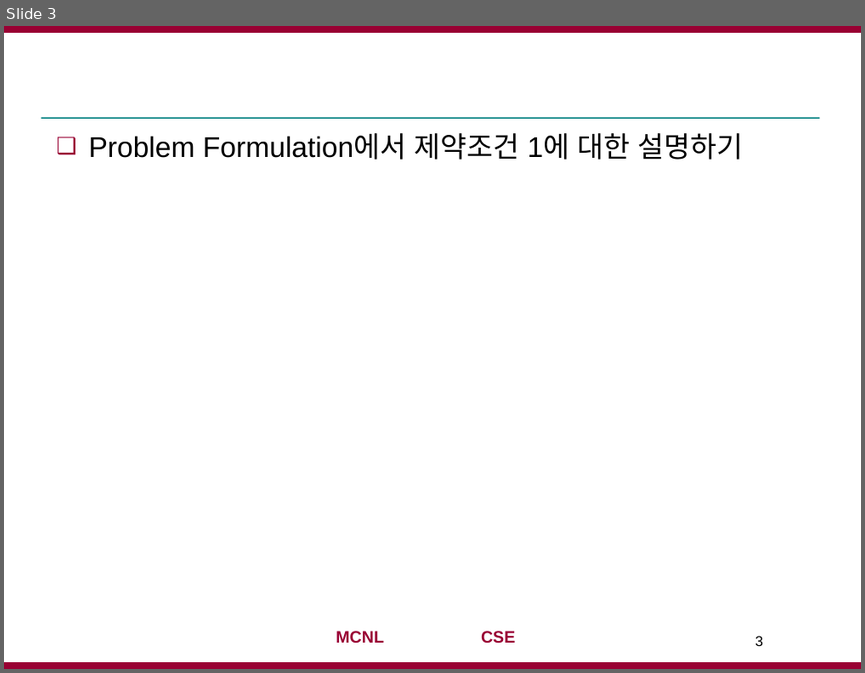
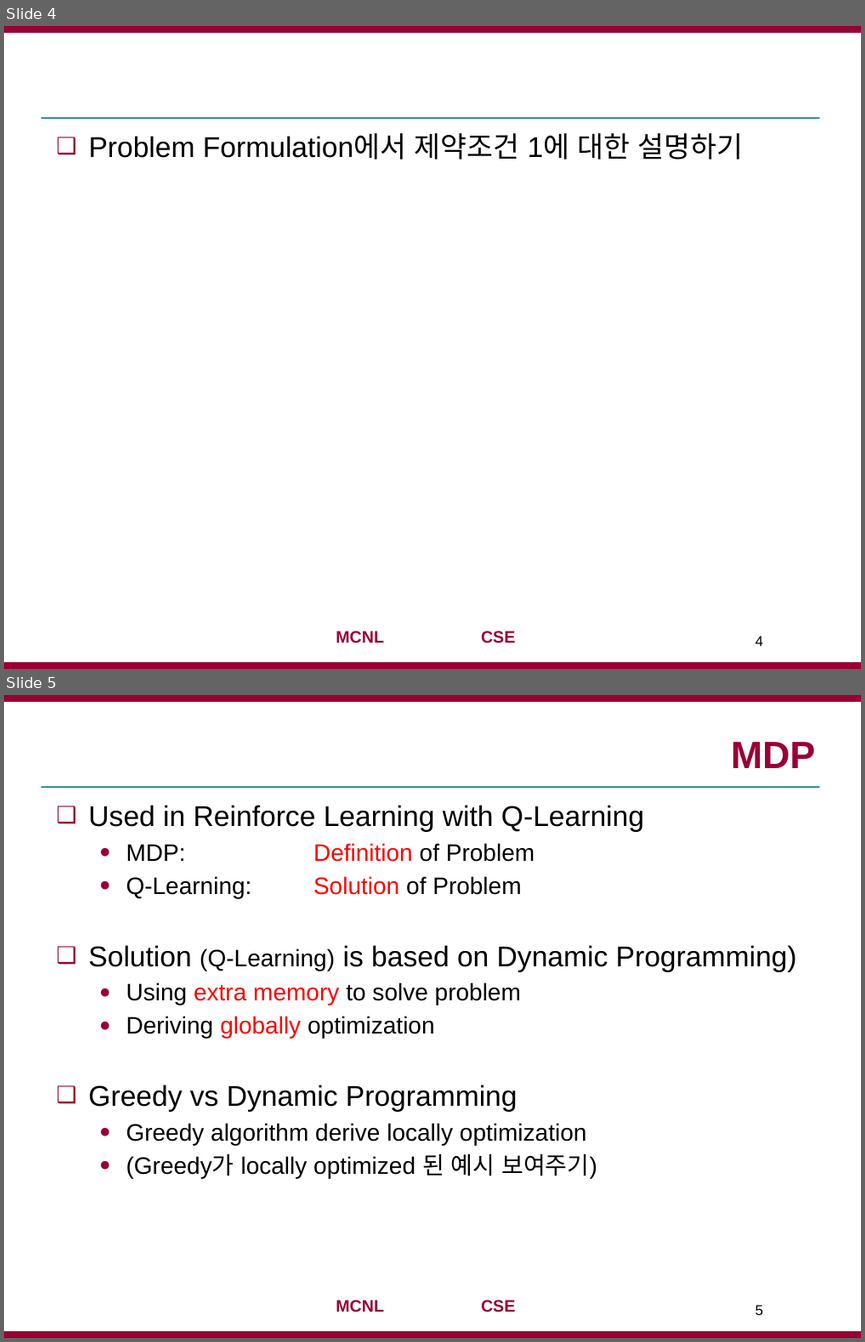
Before and after one commit to jaejunha/Paper, a slide deck: Daily(written_by_Korean)/180727.pptx. Shown one above the other, each under a label of ours: slide 3 before the commit, slides 4 and 5 after it. The pictures are 865x673 and 865x1342 pixels, drawn with LibreOffice and Linux fonts; fonts in the diff are those of the drawing; background and template pictures are left out. Boxes give left, top, right and bottom in pixels: in the first picture for what was removed or moved away, otherwise in the second. Text is boxed around its words. In the diff, an @@ line names an element or a change of style, - is before the commit and + after.

```diff
--- a/Daily(written_by_Korean)/180727.pptx
+++ b/Daily(written_by_Korean)/180727.pptx
@@ slide 5 added at (x1=4, y1=695, x2=861, y2=1338), background #FFFFFF; not listed: 4 template elements that a slide beside it also shows @@
@@ title added at (x1=731, y1=742, x2=816, y2=768), 32 pt, text #990033, bold @@
+MDP
@@ text added at (x1=88, y1=805, x2=797, y2=1179), 20 pt, text #000000 @@
+❑ Used in Reinforce Learning with Q-Learning
+  ● MDP: Definition of Problem
+  ● Q-Learning: Solution of Problem
+❑ Solution (Q-Learning) is based on Dynamic Programming)
+  ● Using extra memory to solve problem
+  ● Deriving globally optimization
+❑ Greedy vs Dynamic Programming
+  ● Greedy algorithm derive locally optimization
+  ● (Greedy가 locally optimized 된 예시 보여주기)
@@ page number added at (x1=755, y1=1304, x2=763, y2=1315), 12 pt, text #000000 @@
+5
@@ what was slide 3 is now slide 4 @@
@@ page number at (x1=755, y1=635, x2=763, y2=646): text changed @@
-3
+4
```
Also in this commit, not shown: 2 slides changed, 7 other slides added, 4 slides removed, 1 other file.
